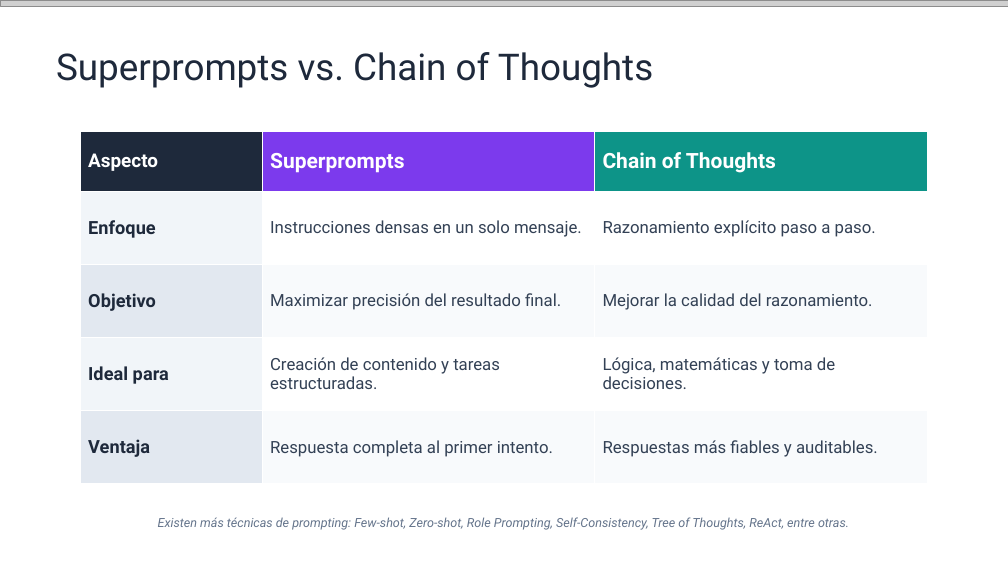
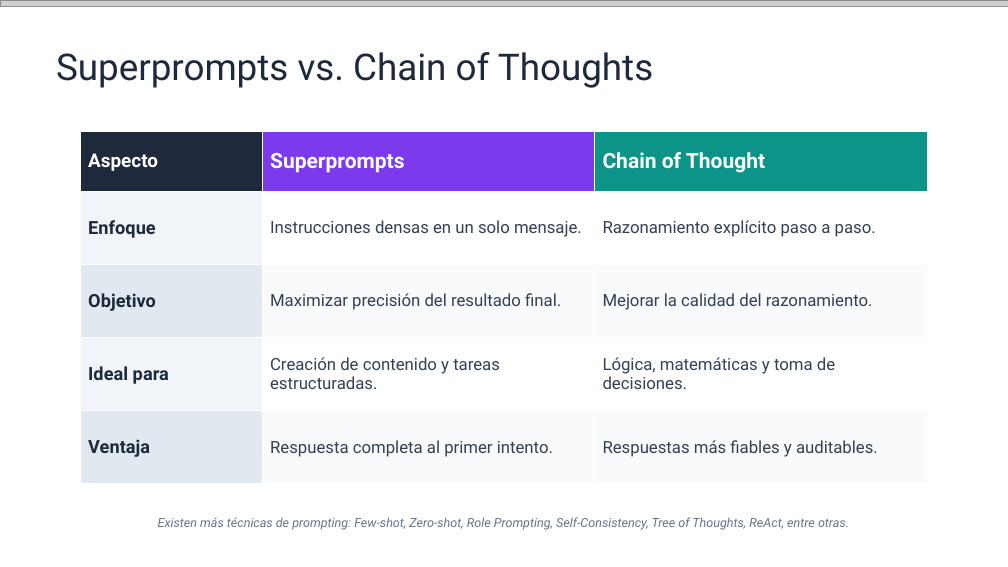
Before and after one commit to quizeth/Labs, a slide deck: slide 29 of IA y Copilot para business professionals/IA Generativa y Microsoft Copilot para profesionales.pptx (slide 30 before the commit). Drawn at 1008x567 pixels with LibreOffice and Linux fonts; fonts in the diff are those of the drawing; grey boxes stand for pictures. Boxes give left, top, right and bottom in pixels: in the first picture for what was removed or moved away, otherwise in the second. Text is boxed around its words. In the diff, an @@ line names an element or a change of style, - is before the commit and + after.

```diff
--- a/IA y Copilot para business professionals/IA Generativa y Microsoft Copilot para profesionales.pptx
+++ b/IA y Copilot para business professionals/IA Generativa y Microsoft Copilot para profesionales.pptx
@@ table at bbox=[81, 131, 929, 484] @@
-row 1, column 3: Chain of Thoughts
+row 1, column 3: Chain of Thought
```
Also in this commit, not shown: 5 other slides changed, 2 slides removed.
